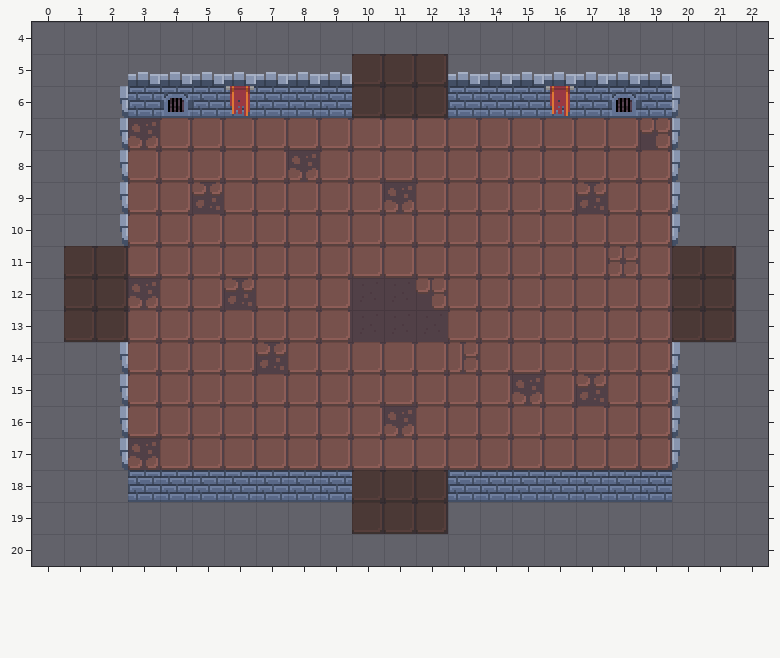
Level history. Tiled map (JSON): assets/images/tiled/map.json. That is the earlier state.
Cells are 16x16 px. Shown: x 0..22, y 4..20.
After:
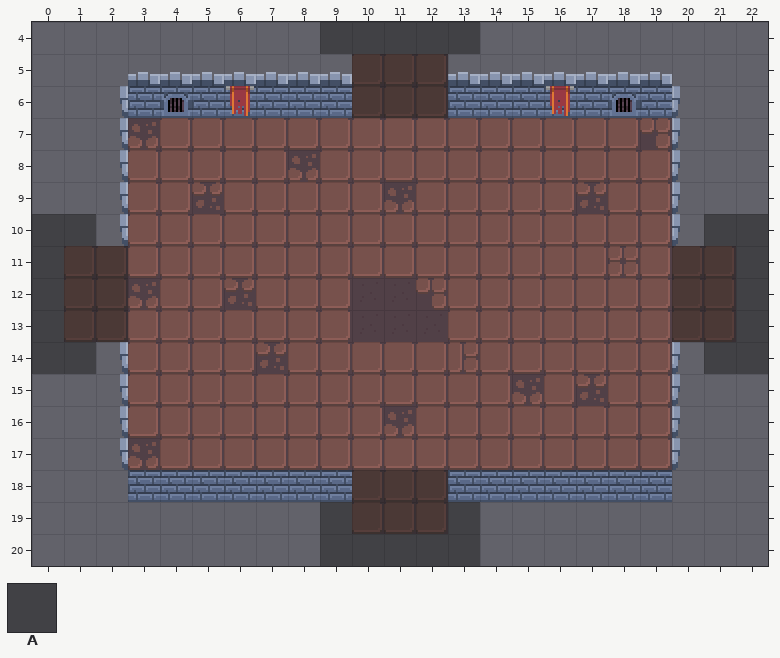
Key: from "tile_set": A 27 "above".
_ is an empty cell.
See-through tiles are keyed as they look on the map.
The edit:
{"where": "layer \"Kachelebene 1\""}
{"y":10,"x":21,"old":"__","new":"AA"}
{"y":11,"x":22,"old":"_","new":"A"}
{"y":12,"x":22,"old":"_","new":"A"}
{"y":13,"x":22,"old":"_","new":"A"}
{"y":14,"x":21,"old":"__","new":"AA"}
{"y":19,"x":9,"old":"_","new":"A"}
{"y":19,"x":13,"old":"_","new":"A"}
{"y":20,"x":9,"old":"_____","new":"AAAAA"}
{"where": "layer \"Kachelebene 2\""}
{"y":4,"x":9,"old":"_____","new":"AAAAA"}
{"y":10,"x":0,"old":"__","new":"AA"}
{"y":11,"x":0,"old":"_","new":"A"}
{"y":12,"x":0,"old":"_","new":"A"}
{"y":13,"x":0,"old":"_","new":"A"}
{"y":14,"x":0,"old":"__","new":"AA"}
